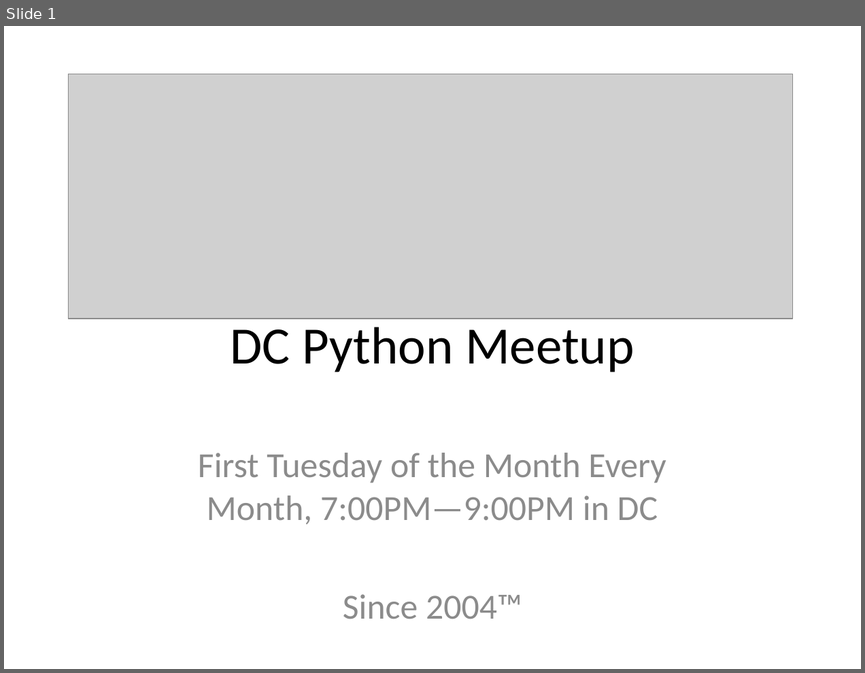
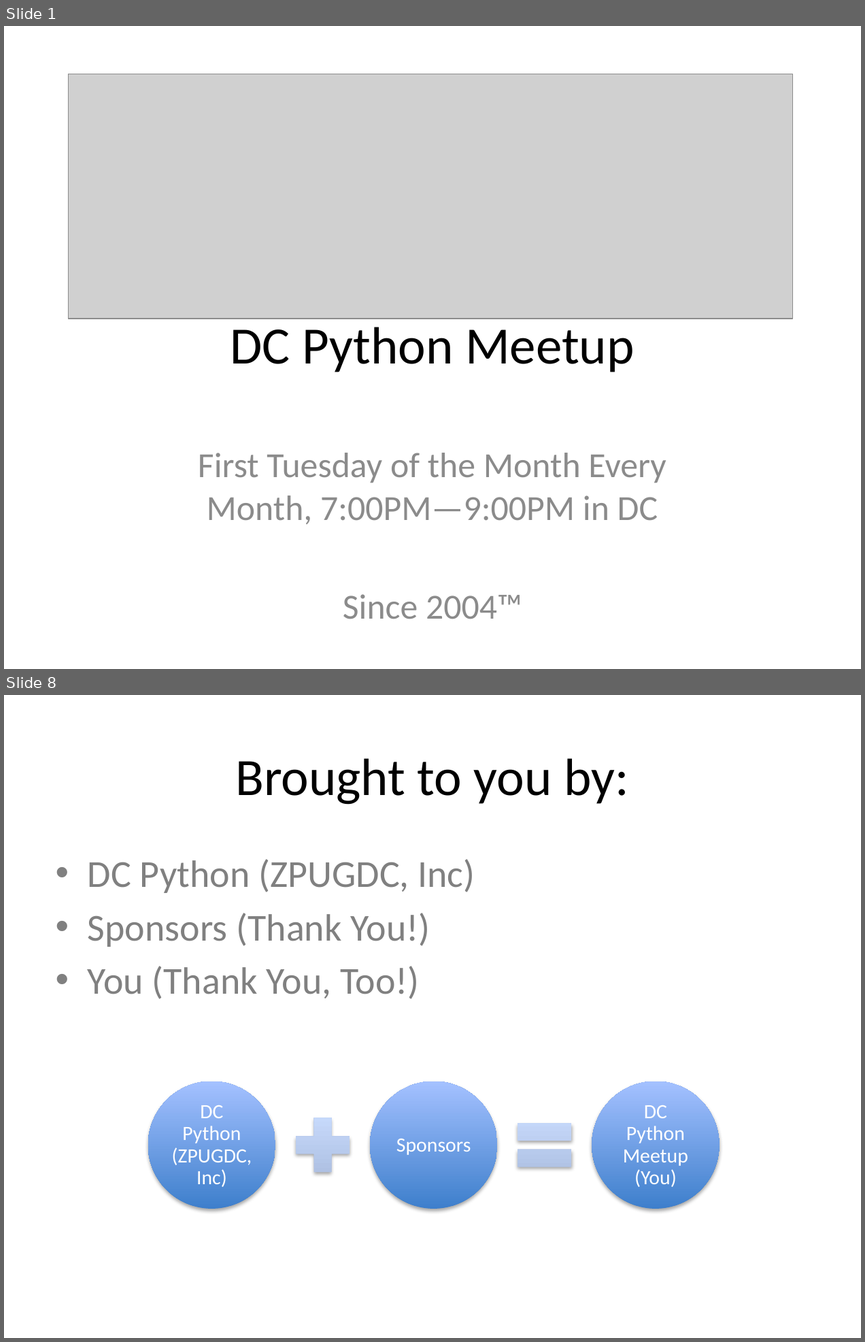
Before and after one commit to DCPython/generic-meetup-slides, a slide deck: DC Python Generic Meetup Slides.pptx. Shown one above the other, each under a label of ours: slide 1 before the commit, slides 1 and 8 after it; the slides between them are not shown. The pictures are 865x673 and 865x1342 pixels, drawn with LibreOffice and Linux fonts; fonts in the diff are those of the drawing; grey boxes stand for pictures. Boxes give left, top, right and bottom in pixels: in the first picture for what was removed or moved away, otherwise in the second. Text is boxed around its words. In the diff, an @@ line names an element or a change of style, - is before the commit and + after.

```diff
--- a/DC Python Generic Meetup Slides.pptx
+++ b/DC Python Generic Meetup Slides.pptx
@@ slide 8 added at <box>4,695,861,1338</box>, background #FFFFFF @@
@@ title added at <box>235,758,628,804</box>, 44 pt, text #000000 @@
+Brought to you by:
@@ text added at <box>88,859,475,999</box>, 32 pt, text #808080 @@
+• DC Python (ZPUGDC, Inc)
+• Sponsors (Thank You!)
+• You (Thank You, Too!)
@@ group added at <box>148,1081,719,1209</box>: 3 ellipses, 3 texts, 1 plus sign, 1 math equal @@
+DC Python (ZPUGDC, Inc)
+Sponsors
+DC Python Meetup (You)
```
Also in this commit, not shown: 3 slides changed, 12 other slides added.
